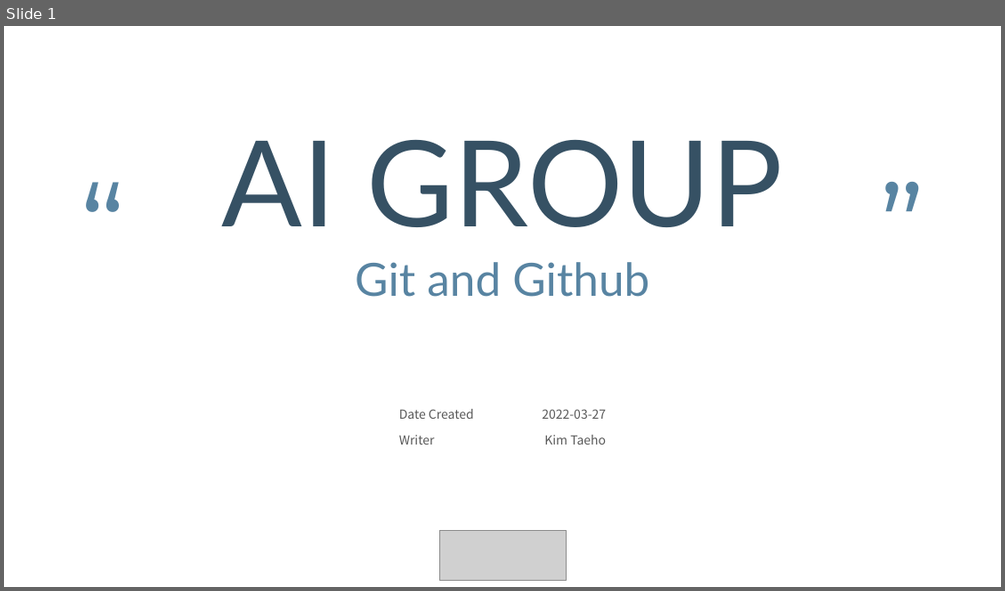
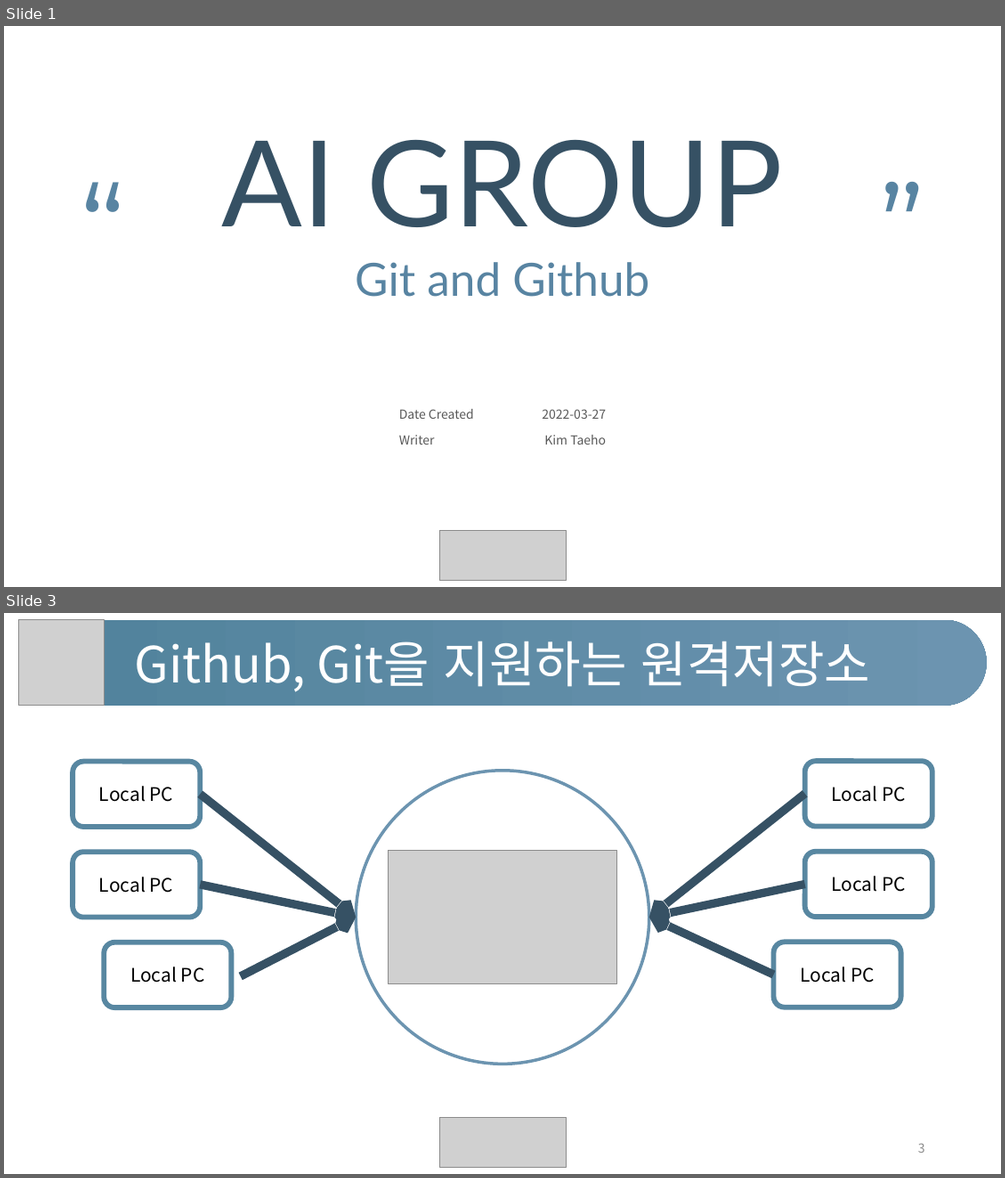
Before and after one commit to 2022-Semtle/AI, a slide deck: slide/public/20220327-Git-and-Github.pptx. Shown one above the other, each under a label of ours: slide 1 before the commit, slides 1 and 3 after it; the slides between them are not shown. The pictures are 1005x591 and 1005x1178 pixels, drawn with LibreOffice and Linux fonts; fonts in the diff are those of the drawing; grey boxes stand for pictures. Boxes give left, top, right and bottom in pixels: in the first picture for what was removed or moved away, otherwise in the second. Text is boxed around its words. In the diff, an @@ line names an element or a change of style, - is before the commit and + after.

Commit message:
Modified Git-and-Github.pptx, 수업 자료 최신화

```diff
--- a/slide/public/20220327-Git-and-Github.pptx
+++ b/slide/public/20220327-Git-and-Github.pptx
@@ slide 3 added at (4, 613, 1001, 1174), background #FFFFFF @@
@@ rounded rectangle added at (18, 620, 987, 705), fill gradient #50829B to #6C94B0, 48 pt, text #FFFFFF @@
+Github, Git을 지원하는 원격저장소
@@ picture added at (18, 620, 104, 705) @@
@@ rounded rectangle added at (73, 761, 200, 826), outline #5887A1 5 pt, 18 pt, text #000000 @@
+Local PC
@@ ellipse added at (356, 770, 649, 1063), fill #FFFFFF, outline #6C94B0 3 pt @@
@@ rounded rectangle added at (805, 761, 932, 826), outline #5887A1 5 pt, 18 pt, text #000000 @@
+Local PC
@@ arrow added from (200, 794) to (356, 917), #365164 8 pt @@
@@ arrow added from (805, 794) to (649, 917), #365164 8 pt @@
@@ rounded rectangle added at (73, 852, 200, 916), outline #5887A1 5 pt, 18 pt, text #000000 @@
+Local PC
@@ picture added at (388, 851, 617, 984) @@
@@ rounded rectangle added at (805, 852, 932, 916), outline #5887A1 5 pt, 18 pt, text #000000 @@
+Local PC
@@ arrow added from (200, 884) to (356, 917), #365164 8 pt @@
@@ arrow added from (805, 884) to (649, 917), #365164 8 pt @@
@@ arrow added from (241, 976) to (356, 917), #365164 8 pt @@
@@ arrow added from (774, 974) to (649, 917), #365164 8 pt @@
@@ rounded rectangle added at (105, 942, 231, 1007), outline #5887A1 5 pt, 18 pt, text #000000 @@
+Local PC
@@ rounded rectangle added at (774, 942, 900, 1007), outline #5887A1 5 pt, 18 pt, text #000000 @@
+Local PC
@@ picture added at (439, 1118, 566, 1167) @@
@@ page number added at (918, 1143, 925, 1152), 12 pt, text #8C8C8C @@
+3
```
Also in this commit, not shown: 17 other slides added, 1 slide removed.
